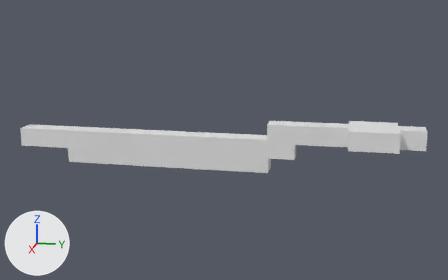
One commit to the glTF model resources/assets/models/tutorial_level/tutorial_level.glb: the scene before it, then after it.
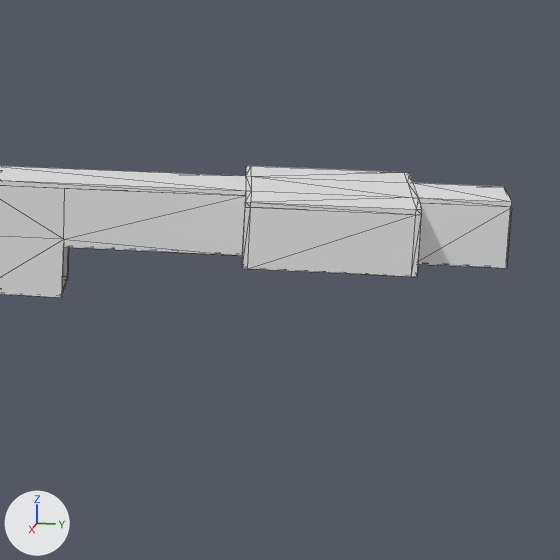
Old and new are each drawn whole from a camera (50 mm lens) standing at (792.0, 427.0, 215.0) and looking at (-2.0, 268.0, 16.0) and again close up on the part from 62% to 99% of the width and 26% to 85% of the height. Lighting does not change. The marker at lower left points along +X, +Y and +Z. The close-ups show mesh edges as thin lines. Vertices at the same position are counted once.

Objects in the first close-up: 'tutorial_level.001'.
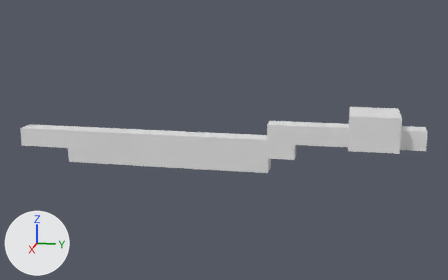
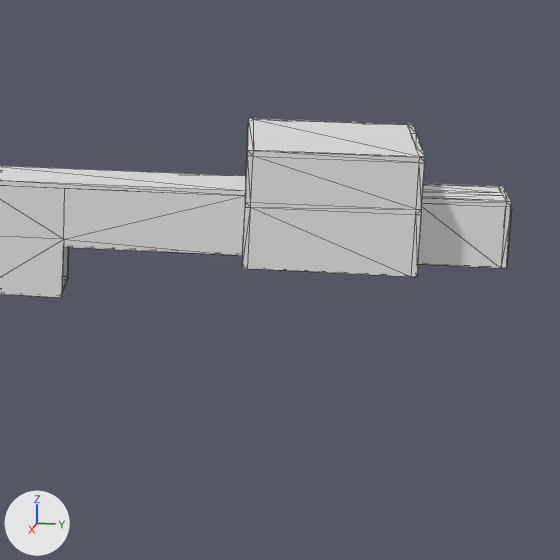
Commit message: 🍱 Update level geometry model

Changed parts and their boxes (x1, y1, x2, y2) in the close-ups (560 x 560 px):
'tutorial_level.001', reshaped
    before: (0, 166, 512, 298)
    after: (0, 118, 512, 298)
part 1 of me_cube_006, built on
    before: (245, 166, 512, 277)
    after: (245, 118, 512, 277)

The change in detail:
me_cube_006 is used by ob_tutorial_level_001; location (0.0, 0.0, 0.0).
me_cube_006 had 552 vertices, 1128 faces and spanned x -32.0..32.0, y -20.0..526.0, z -22.0..43.0.
me_cube_006 now has 614 vertices, 1276 faces and spans x -32.0..32.0, y -20.0..526.0, z -22.0..62.0.
Part 1, on me_cube_006:
4 vertices are removed from x -11.0..11.0, y 492.0, z 18.0..20.0.
128 faces are deleted.
40 vertices are added at x -32.0..32.0, y 431.0..526.0, z 43.0..62.0.
18 new vertices lie (0.0, 0.0, 17.0) away from vertices in x -32.0..32.0, y 431.0..493.0, z 43.0.
8 new vertices lie (0.0, 31.0, 0.0) away from vertices in x -13.0..13.0, y 493.0, z 18.0..43.0.
276 new faces join them.
